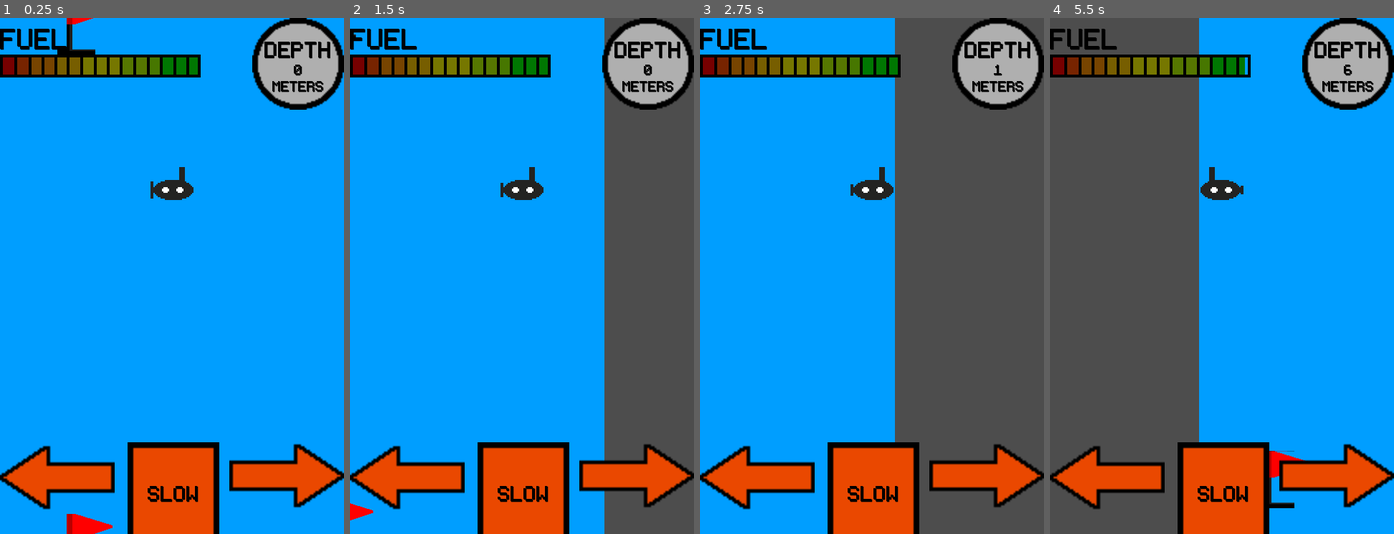
Above: before the commit, frames 1-4 (left to right).
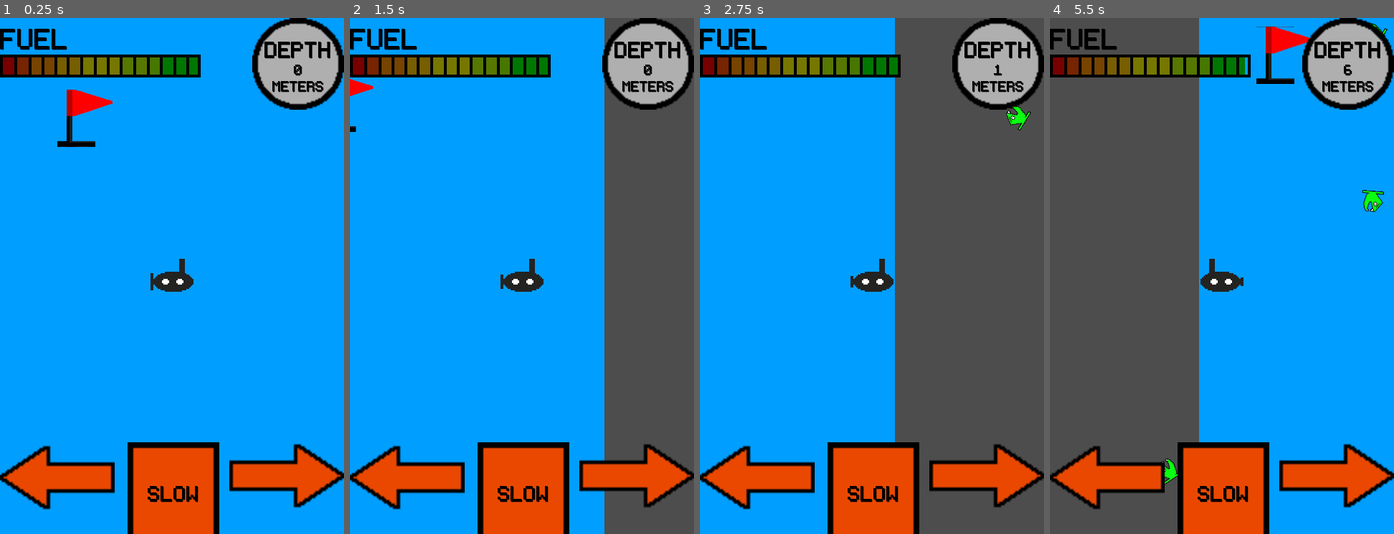
Above: after the commit, the same moments.

Repository: seb-navarro/Endless_Depth
Game: Godot game, scene res://Main/Main.tscn
Same seed, same stepped clock (60 frames per second), same inputs: the game is played once before the commit and once after it.
Inputs:
- Up to frame 1 (0.25 s): no input
- Up to frame 2 (1.5 s): hold D (move_right) 0.53-1.28 s; hold A (move_left) from 1.28 s (still down)
- Up to frame 3 (2.75 s): release A (move_left) at 2.03 s; hold D (move_right) from 2.03 s (still down)
- Up to frame 4 (5.5 s): release D (move_right) at 3.53 s; hold A (move_left) from 3.53 s (still down)

The runs differ from the first frame. In frame 1, 2.2% of the frame differs, in the area x 16-57%, y 0-100%; in frame 2, 1.2%; in frame 3, 1.0%; in frame 4, 2.2%, in the area x 32-99%, y 0-95%.

Commit message:
fixed fish spawning out of the game area glitch

Diff:
--- a/Camera/camera_2d.gd
+++ b/Camera/camera_2d.gd
@@ -3,9 +3,10 @@
 @export var enemy_scene: PackedScene
 
 
+
 # Called when the node enters the scene tree for the first time.
 func _ready() -> void:
-	pass # Replace with function body.
+	pass
 
 
 # Called every frame. 'delta' is the elapsed time since the previous frame.
--- a/Camera/camera_2d.tscn
+++ /dev/null
@@ -1,29 +0,0 @@
-[gd_scene load_steps=4 format=3 uid="uid://tloknn2slv1w"]
-
-[ext_resource type="Script" path="res://Camera/camera_2d.gd" id="1_ur5xk"]
-[ext_resource type="PackedScene" uid="uid://1u56hh1j6n4d" path="res://Enemies/BadFish/BadFish.tscn" id="2_dymfs"]
-
-[sub_resource type="Curve2D" id="Curve2D_56ipn"]
-_data = {
-"points": PackedVector2Array(0, 0, 0, 0, 485.275, 344, 0, 0, 0, 0, 485.275, 720, 0, 0, 0, 0, 242.637, 720, 0, 0, 0, 0, 0, 720, 0, 0, 0, 0, 0, 344)
-}
-point_count = 5
-
-[node name="Camera2D" type="Camera2D"]
-position = Vector2(0, 128)
-script = ExtResource("1_ur5xk")
-enemy_scene = ExtResource("2_dymfs")
-
-[node name="EnemyTimer" type="Timer" parent="."]
-wait_time = 0.5
-
-[node name="EnemyPath" type="Path2D" parent="."]
-position = Vector2(-240, -1018.72)
-scale = Vector2(0.98913, 1.91489)
-curve = SubResource("Curve2D_56ipn")
-
-[node name="EnemySpawnLocation" type="PathFollow2D" parent="EnemyPath"]
-position = Vector2(485.275, 344)
-rotation = 1.5708
-
-[connection signal="timeout" from="EnemyTimer" to="." method="_on_enemy_timer_timeout"]
--- a/Player/Player.tscn
+++ b/Player/Player.tscn
@@ -31,7 +31,8 @@
 [ext_resource type="Texture2D" uid="uid://ceo82bkoq5a73" path="res://assets/art/player/Submarine (down-right) - Endless Depth/submarine_down_right_13.png" id="29_6ytyh"]
 [ext_resource type="Texture2D" uid="uid://bj0xomaxo8mcn" path="res://assets/art/player/Submarine (hit2).png" id="30_p0kt1"]
 [ext_resource type="Texture2D" uid="uid://fsl1xjlwvcql" path="res://assets/art/player/Submarine (Hit3).png" id="31_satwg"]
-[ext_resource type="PackedScene" uid="uid://tloknn2slv1w" path="res://Camera/camera_2d.tscn" id="32_l4158"]
+[ext_resource type="Script" path="res://Camera/camera_2d.gd" id="32_bkscu"]
+[ext_resource type="PackedScene" uid="uid://1u56hh1j6n4d" path="res://Enemies/BadFish/BadFish.tscn" id="33_ygo5y"]
 
 [sub_resource type="SpriteFrames" id="SpriteFrames_ntpu6"]
 animations = [{
@@ -141,6 +142,12 @@
 "speed": 12.0
 }]
 
+[sub_resource type="Curve2D" id="Curve2D_ntay2"]
+_data = {
+"points": PackedVector2Array(0, 0, 0, 0, -240, -360, 0, 0, 0, 0, 240, -360, 0, 0, 0, 0, 240, 360, 0, 0, 0, 0, -240, 360, 0, 0, 0, 0, -240, -360)
+}
+point_count = 5
+
 [node name="Player" type="Area2D"]
 position = Vector2(240, 360)
 script = ExtResource("1_mxh4d")
@@ -157,7 +164,19 @@
 wait_time = 0.5
 one_shot = true
 
-[node name="Camera2D" parent="." instance=ExtResource("32_l4158")]
+[node name="Camera2D" type="Camera2D" parent="."]
+script = ExtResource("32_bkscu")
+enemy_scene = ExtResource("33_ygo5y")
+
+[node name="EnemyTimer" type="Timer" parent="Camera2D"]
+wait_time = 0.5
+
+[node name="EnemyPath" type="Path2D" parent="Camera2D"]
+curve = SubResource("Curve2D_ntay2")
+
+[node name="EnemySpawnLocation" type="PathFollow2D" parent="Camera2D/EnemyPath"]
+position = Vector2(-240, -360)
 
 [connection signal="body_entered" from="." to="." method="_on_body_entered"]
 [connection signal="timeout" from="HitTimer" to="." method="_on_hit_timer_timeout"]
+[connection signal="timeout" from="Camera2D/EnemyTimer" to="Camera2D" method="_on_enemy_timer_timeout"]
Not shown: 1 places in Player/Player.tscn that only renumber resources
